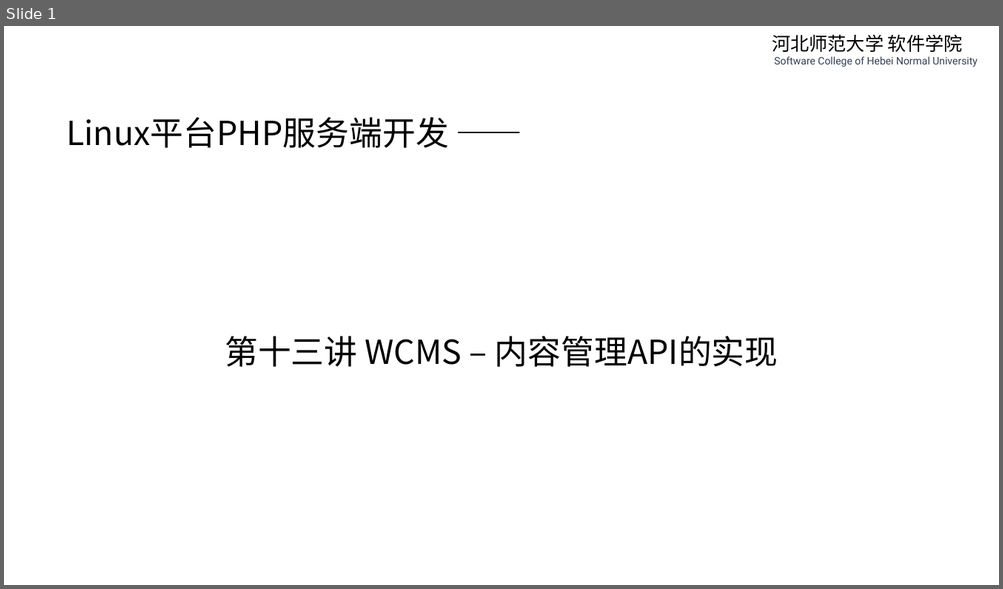
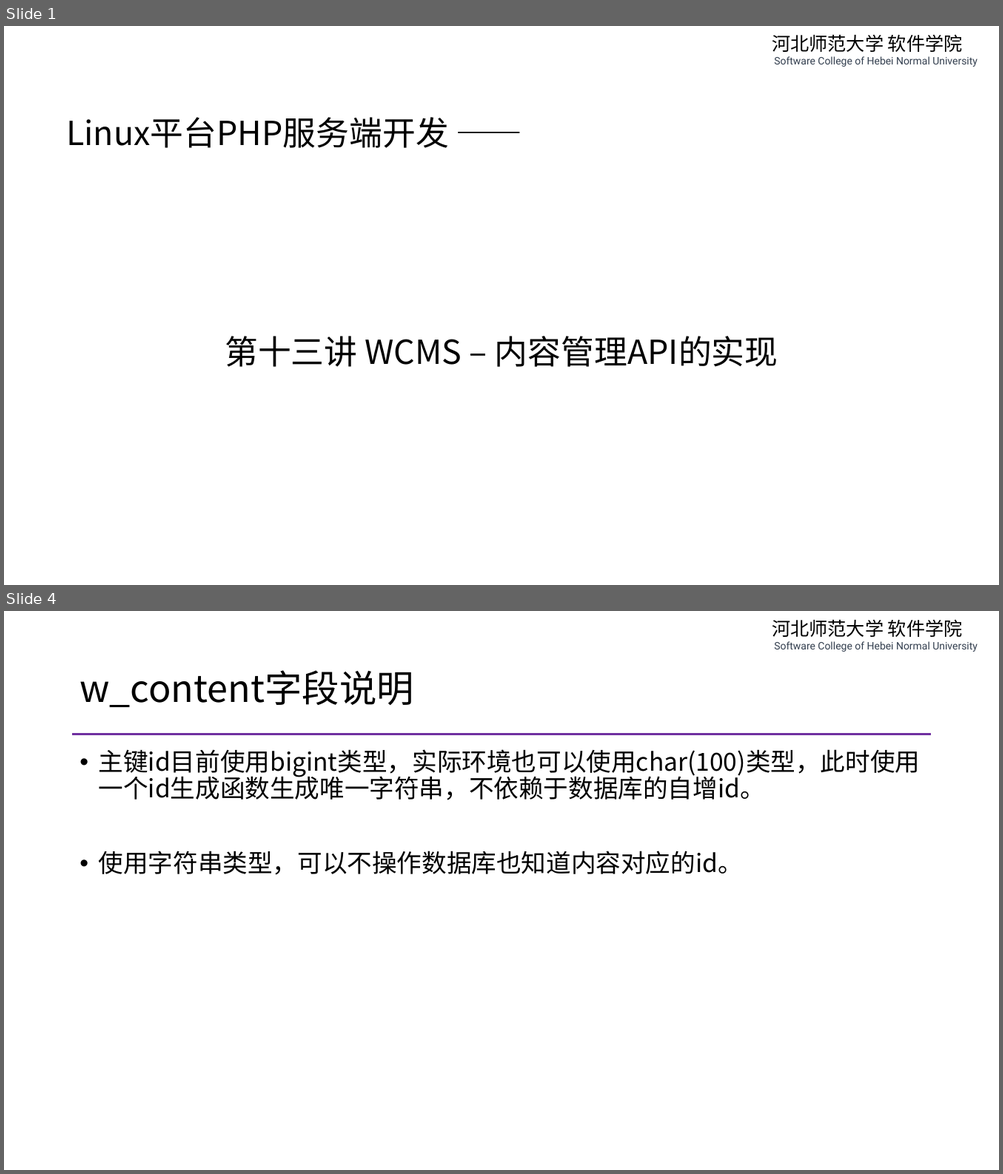
Before and after one commit to edu2act/course-php-serverside-development-on-linux, a slide deck: materials/slides/ch13-wcms-content-management.pptx. Shown one above the other, each under a label of ours: slide 1 before the commit, slides 1 and 4 after it; the slides between them are not shown. The pictures are 1003x589 and 1003x1174 pixels, drawn with LibreOffice and Linux fonts; fonts in the diff are those of the drawing. Boxes give left, top, right and bottom in pixels: in the first picture for what was removed or moved away, otherwise in the second. Text is boxed around its words. In the diff, an @@ line names an element or a change of style, - is before the commit and + after.

```diff
--- a/materials/slides/ch13-wcms-content-management.pptx
+++ b/materials/slides/ch13-wcms-content-management.pptx
@@ slide 4 added at (x1=4, y1=611, x2=999, y2=1170), background #FFFFFF; not listed: 1 template element that a slide beside it also shows @@
@@ title added at (x1=79, y1=670, x2=414, y2=707), 36 pt, text #000000 @@
+w_content字段说明
@@ line added from (73, 734) to (930, 734), #7030A0 2.25 pt @@
@@ text added at (x1=99, y1=749, x2=920, y2=875), 24 pt, text #000000 @@
+• 主键id目前使用bigint类型，实际环境也可以使用char(100)类型，此时使用一个id生成函数生成唯一字符串，不依赖于数据库的自增id。
+• 使用字符串类型，可以不操作数据库也知道内容对应的id。
```
Also in this commit, not shown: 1 slide changed, 5 other slides added, 5 slides removed, 8 other files.
